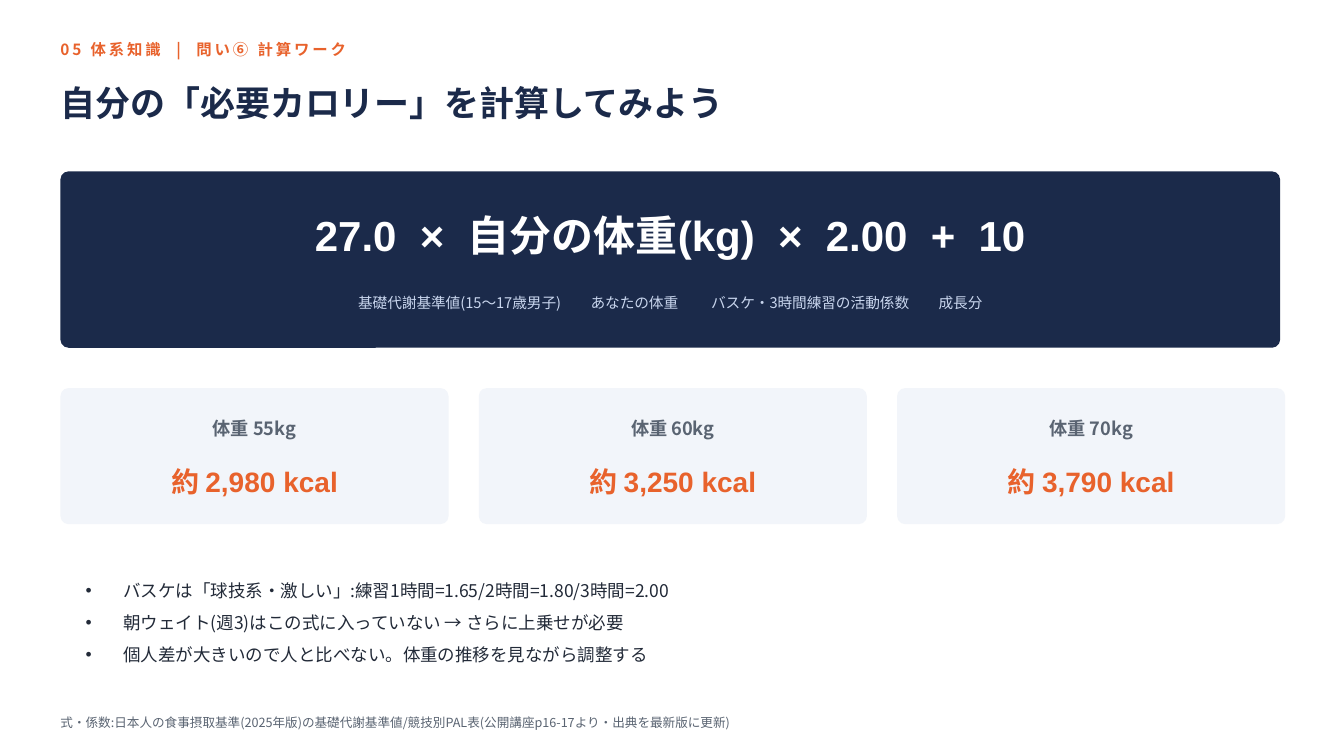
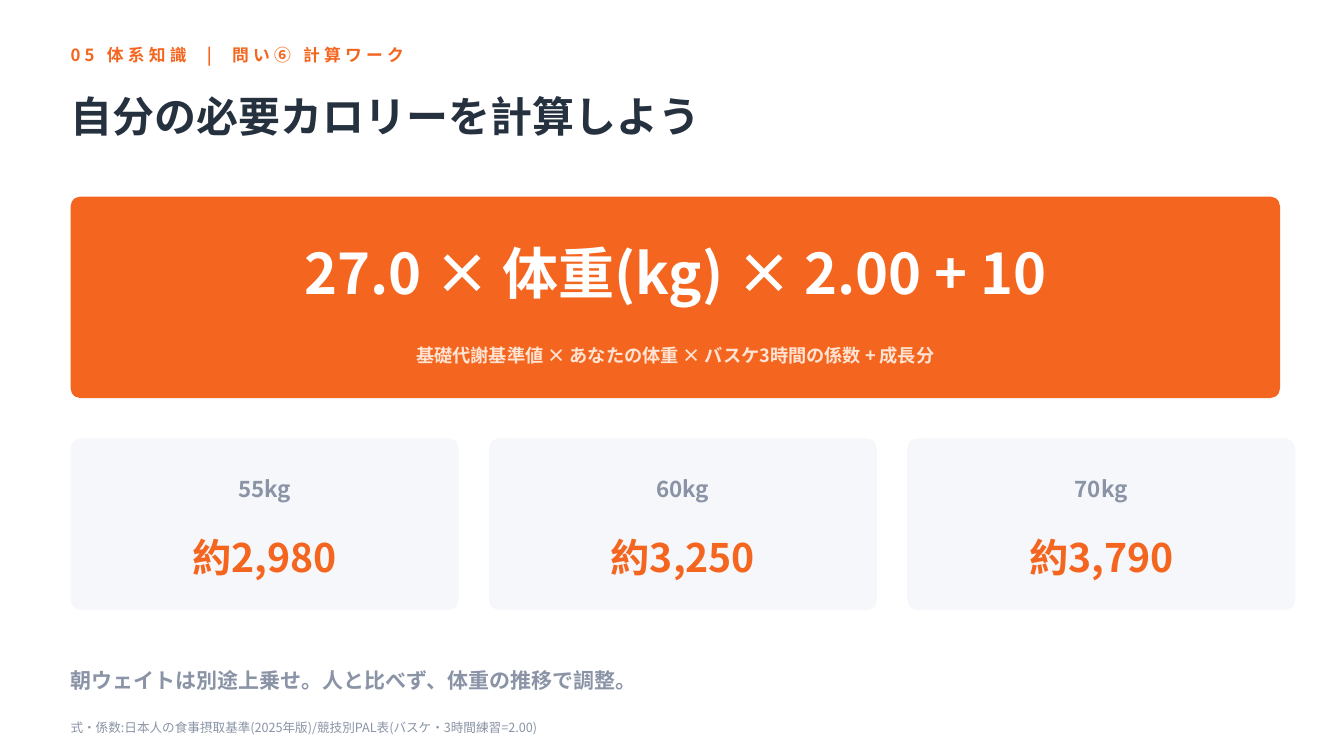
Before and after one commit to k-nomiya/Claude-Code-Test, a slide deck: slide 29 of nutrition-workshop/slides.pptx (slide 28 before the commit). Drawn at 1344x756 pixels with LibreOffice and Linux fonts; fonts in the diff are those of the drawing. Boxes give left, top, right and bottom in pixels: in the first picture for what was removed or moved away, otherwise in the second. Text is boxed around its words. In the diff, an @@ line names an element or a change of style, - is before the commit and + after.

```diff
--- a/nutrition-workshop/slides.pptx
+++ b/nutrition-workshop/slides.pptx
@@ text "05 体系知識 | 問い⑥ 計算ワーク": place and size @@
-text "05 体系知識 | 問い⑥ 計算ワーク" at [91, 42, 346, 57]
+text "05 体系知識 | 問い⑥ 計算ワーク" at [107, 46, 404, 63]
@@ text "05 体系知識 | 問い⑥ 計算ワーク" at [107, 46, 404, 63]: size 11 to 12 pt, text colour #E8622C to #F4661F, letter spacing 2 to 3 pt @@
@@ text at [71, 96, 701, 136]: text changed; size 25 to 30 pt; text colour #1B2A4A to #26313F @@
-自分の「必要カロリー」を計算してみよう
+自分の必要カロリーを計算しよう
@@ rounded rectangle: place and size @@
-rounded rectangle at [60, 171, 1280, 348]
+rounded rectangle at [71, 197, 1280, 398]
@@ rounded rectangle at [71, 197, 1280, 398]: fill #1B2A4A to #F4661F; proportions changed @@
@@ text at [304, 246, 1046, 308]: text changed; size 30 to 40 pt; font Arial to Noto Sans CJK JP @@
-27.0 × 自分の体重(kg) × 2.00 + 10
+27.0 × 体重(kg) × 2.00 + 10
@@ text at [416, 346, 934, 364]: text changed; size 10.5 to 13 pt; text colour #C9D6EE to #FFE3D3; bold on @@
-基礎代謝基準値(15〜17歳男子) あなたの体重 バスケ・3時間練習の活動係数 成長分
+基礎代謝基準値 × あなたの体重 × バスケ3時間の係数 + 成長分
@@ rounded rectangle: place and size @@
-rounded rectangle at [60, 388, 449, 524]
+rounded rectangle at [71, 439, 459, 610]
@@ rounded rectangle: place and size @@
-rounded rectangle at [479, 388, 867, 524]
+rounded rectangle at [489, 439, 877, 610]
@@ fill #F2F5FA to #F5F7FA in 3 elements at [71, 439, 459, 610], [489, 439, 877, 610], [907, 439, 1296, 610] @@
@@ rounded rectangle: place and size @@
-rounded rectangle at [897, 388, 1286, 524]
+rounded rectangle at [907, 439, 1296, 610]
@@ text at [238, 479, 291, 503]: text changed; size 13 to 16 pt; text colour #5A6472 to #8A94A6 @@
-体重 55kg
+55kg
@@ text at [656, 479, 709, 503]: text changed; size 13 to 16 pt; text colour #5A6472 to #8A94A6 @@
-体重 60kg
+60kg
@@ text at [1075, 479, 1128, 503]: text changed; size 13 to 16 pt; text colour #5A6472 to #8A94A6 @@
-体重 70kg
+70kg
@@ text at [193, 538, 337, 581]: text changed; size 20 to 28 pt; font Arial to Noto Sans CJK JP; text colour #E8622C to #F4661F @@
-約 2,980 kcal
+約2,980
@@ text at [611, 538, 755, 581]: text changed; size 20 to 28 pt; font Arial to Noto Sans CJK JP; text colour #E8622C to #F4661F @@
-約 3,250 kcal
+約3,250
@@ text at [1029, 538, 1173, 581]: text changed; size 20 to 28 pt; font Arial to Noto Sans CJK JP; text colour #E8622C to #F4661F @@
-約 3,790 kcal
+約3,790
@@ text at [71, 670, 637, 690]: text changed; size 12.5 to 15 pt; text colour #222A38 to #8A94A6; bold on @@
-• バスケは「球技系・激しい」:練習1時間=1.65/2時間=1.80/3時間=2.00
-• 朝ウェイト(週3)はこの式に入っていない → さらに上乗せが必要
-• 個人差が大きいので人と比べない。体重の推移を見ながら調整する
+朝ウェイトは別途上乗せ。人と比べず、体重の推移で調整。
@@ text at [71, 721, 538, 734]: text changed; text colour #5A6472 to #8A94A6 @@
-式・係数:日本人の食事摂取基準(2025年版)の基礎代謝基準値/競技別PAL表(公開講座p16-17より・出典を最新版に更新)
+式・係数:日本人の食事摂取基準(2025年版)/競技別PAL表(バスケ・3時間練習=2.00)
```
Also in this commit, not shown: 44 other slides changed, 1 slide added.
